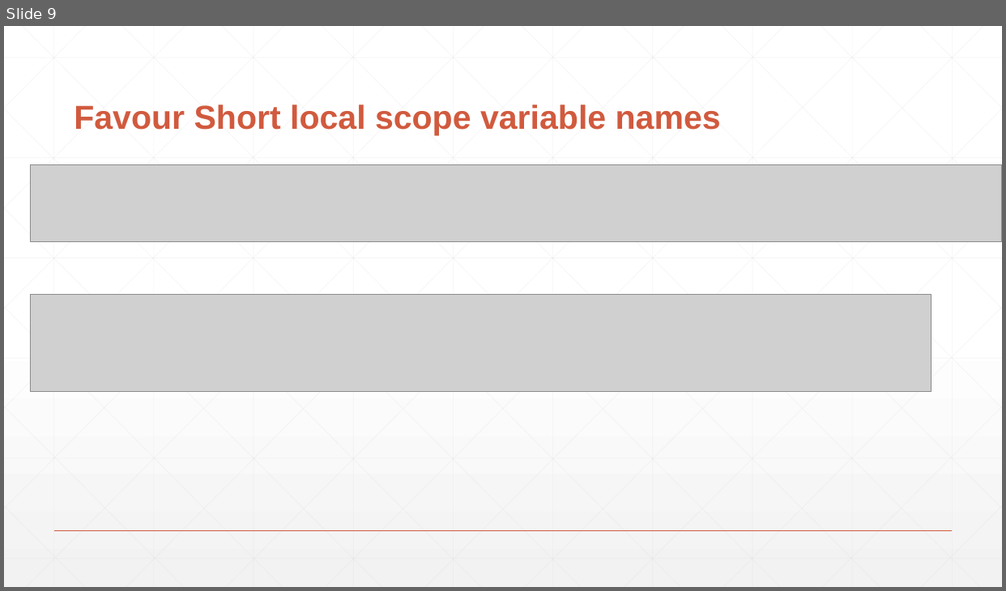
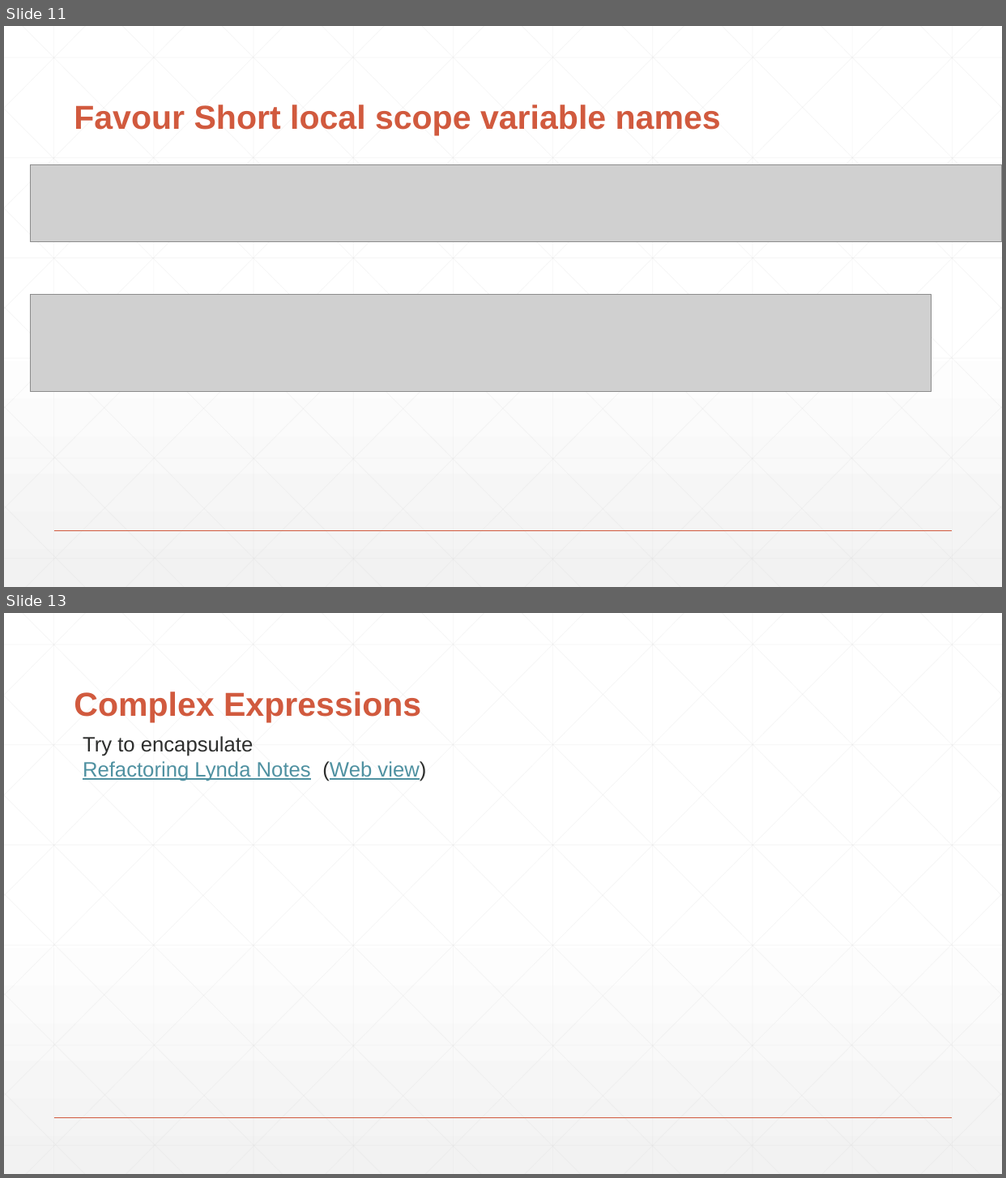
Before and after one commit to djhmateer/Refactoring, a slide deck: Presentation1.pptx. Shown one above the other, each under a label of ours: slide 9 before the commit, slides 11 and 13 after it; the slides between them are not shown. The pictures are 1006x591 and 1006x1178 pixels, drawn with LibreOffice and Linux fonts; fonts in the diff are those of the drawing; grey boxes stand for pictures. Boxes give left, top, right and bottom in pixels: in the first picture for what was removed or moved away, otherwise in the second. Text is boxed around its words. In the diff, an @@ line names an element or a change of style, - is before the commit and + after.

Commit message:
put in qnrl logos and complex conditional

```diff
--- a/Presentation1.pptx
+++ b/Presentation1.pptx
@@ slide 13 added at [4,613,1002,1174], background gradient #FFFFFF to #F2F2F2; not listed: 47 template elements that a slide beside it also shows @@
@@ title added at [74,692,421,722], 32 pt, text #D15A3E, bold @@
+Complex Expressions
@@ text added at [83,736,426,781], 20 pt, text #4F91A1, underline @@
+Try to encapsulate
+Refactoring Lynda Notes (Web view)
@@ what was slide 9 is now slide 11 @@
```
Also in this commit, not shown: 2 slides changed, 2 other slides added, 3 other files.
